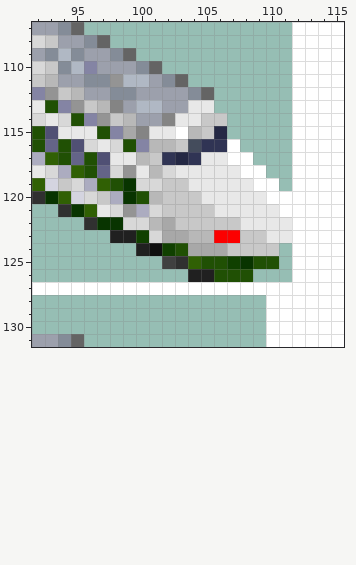
One commit to this pixel-art file: src/trains/200_series/gfx/200_series.aseprite. This is how it looked before the edit.
309x201 pixels, 1 frame. Colours within 5 levels of each other are drawn and written as one. Shown: x 92..115, y 107..131. The old version is drawn lined up with the new one, on the new canvas. The commit also changed other parts of the picture, which this record leaves out.
New version:
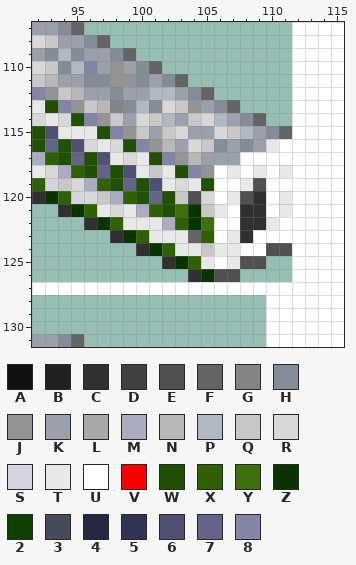
Palette (. is transparent): A #101010  B #202020  C #303030  D #404040  E #505050  F #646464  G #848484  H #848c98  J #949494  K #9ca0ac  L #a8a8a8  M #acacc0  N #b8b8b8  P #b0b8c4  Q #c8c8c8  R #d8d8d8  S #d4d4e0  T #e8e8e8  U #ffffff  V #fc0000  W #205004  X #306004  Y #40700c  Z #083400  2 #104000  3 #444c5c  4 #242844  5 #303454  6 #505074  7 #646488  8 #8484a4
The edit:
canvas 309x201 -> 309x251, the old top-left corner now at 0,50
y 110: x 98 K -> J
y 111: x 99..100 PP -> JH
y 112: x 99 H -> K; x 101..102 KK -> PP
y 113: x 99 K -> H; x 101..107 PKKTT.. -> HRQJKHF
y 114: x 99..109 NKKGTTQQ... -> KRQPKQRPKHF
y 115: x 99..111 LGTTUNQ4..... -> JQKQRKKRQPKHF
y 116: x 101 N -> J; x 103..111 Q355U.... -> KRQHKHKTU
y 117: x 99..107 TNQ545TTU -> RTW8JNKKK; x 109..111 ... -> UUU
y 118: x 98..99 RJ -> W6; x 101..106 NRTTTT -> QTW8JU; x 109..111 U.. -> TUT
y 119: x 99..103 ZRRQQ -> 7W6TR; x 105..107 TTT -> WUU; x 109 U -> E; x 111 . -> U
y 120: x 99 Z -> X; x 101..102 NQ -> 7W; x 104..106 QTT -> ERU; x 108..109 TT -> EC; x 111 U -> T
y 121: x 99 J -> T; x 101..104 RQQQ -> XWYZ; x 107..111 TTTTU -> UCCUT
y 122: x 98..109 ZRRNLQQQQQTT -> XTTTMXZYUUCC; x 111 T -> U
y 123: x 98..111 BB2RLLNNVVQQTT -> CZXTTTFXUTCUUU
y 124: x 100..111 BA2WLLLQQQQ. -> CZXTTQTTUUEE
y 125: x 102..103 DC -> CZ; x 105..110 WW2ZWW -> TUTEE.
y 126: x 104..108 BBWWW -> CZEE.
Where, in picture pixels (left, top, right, bottom), the same in both pictures:
changed: (110, 61, 292, 282)
